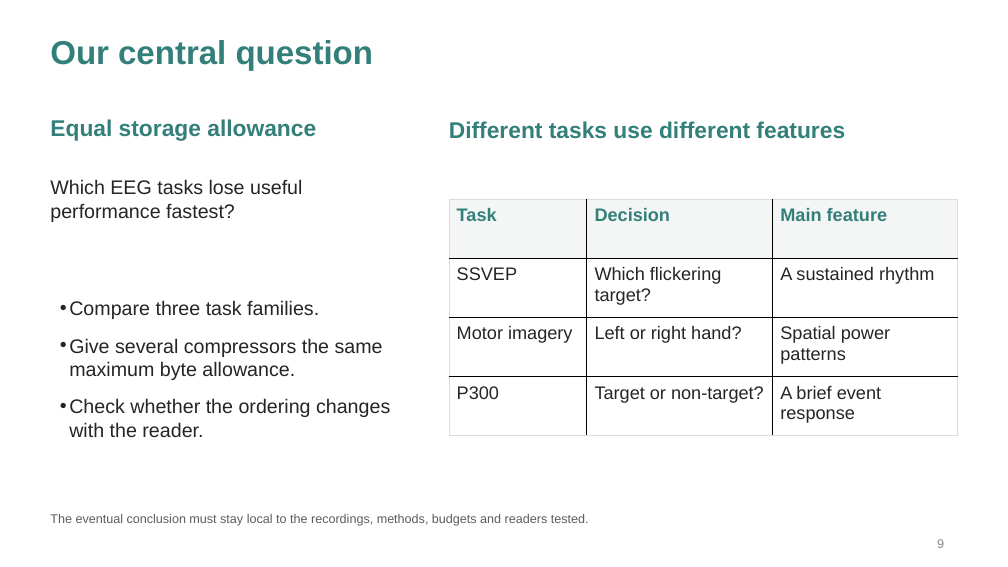
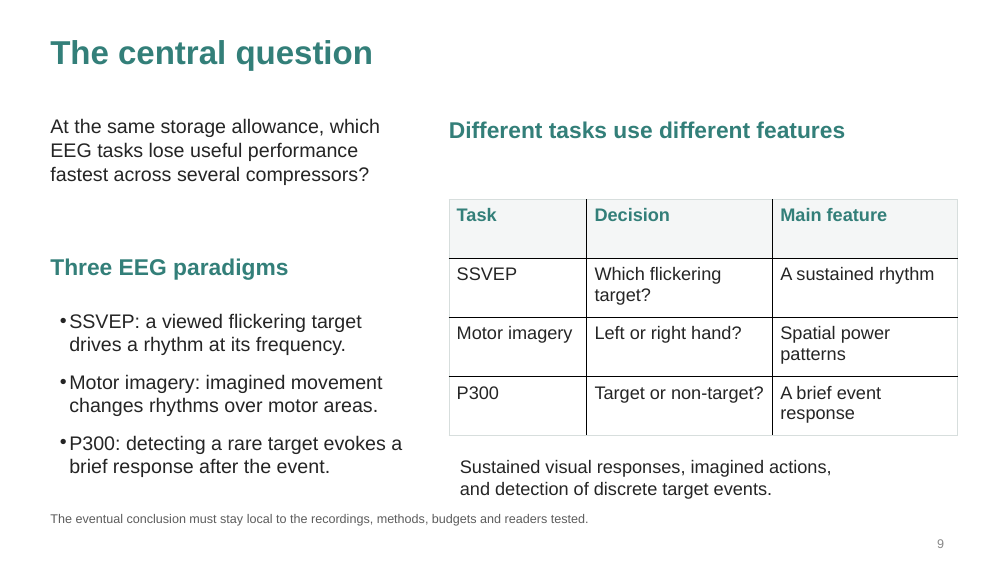
Before and after one commit to Deb044/DataCompression, a slide deck: slide 9 of output/presentation/every-bit-of-the-brain.pptx. Drawn at 1008x567 pixels with LibreOffice and Linux fonts; fonts in the diff are those of the drawing. Boxes give left, top, right and bottom in pixels: in the first picture for what was removed or moved away, otherwise in the second. Text is boxed around its words. In the diff, an @@ line names an element or a change of style, - is before the commit and + after.

Commit message:
slides: clarify EEG paradigms and add closing links

```diff
--- a/output/presentation/every-bit-of-the-brain.pptx
+++ b/output/presentation/every-bit-of-the-brain.pptx
@@ text at bbox=[50, 40, 373, 71]: text changed @@
-Our central question
+The central question
@@ text at bbox=[50, 118, 380, 185]: text changed; size 21.8 to 18.8 pt; text colour #337F79 to #252525; bold off @@
-Equal storage allowance
+At the same storage allowance, which EEG tasks lose useful performance fastest across several compressors?
@@ text at bbox=[50, 258, 288, 280]: text changed; size 18.8 to 21.8 pt; text colour #252525 to #337F79; bold on @@
-Which EEG tasks lose useful
-performance fastest?
+Three EEG paradigms
@@ text at bbox=[69, 313, 402, 477]: text changed @@
-• Compare three task families.
-• Give several compressors the same maximum byte allowance.
-• Check whether the ordering changes with the reader.
+• SSVEP: a viewed flickering target drives a rhythm at its frequency.
+• Motor imagery: imagined movement changes rhythms over motor areas.
+• P300: detecting a rare target evokes a brief response after the event.
@@ text added at bbox=[460, 460, 831, 499], 17.2 pt, text #252525 @@
+Sustained visual responses, imagined actions,
+and detection of discrete target events.
```
Also in this commit, not shown: 2 other slides changed, 1 slide added, 5 other files.
